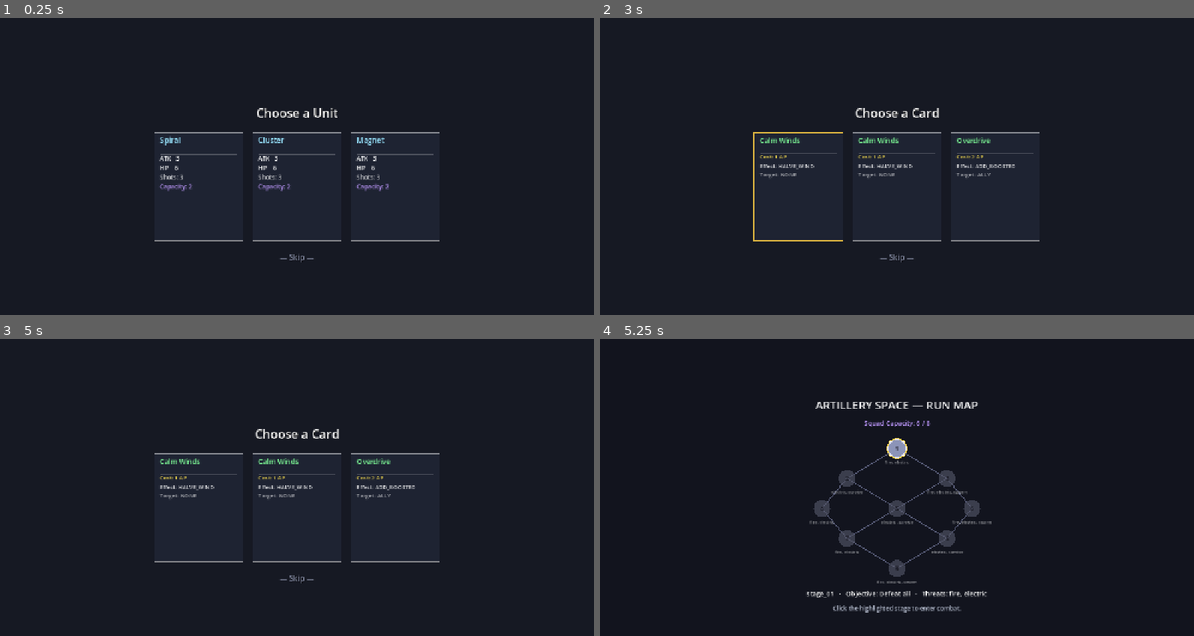
Above: before the commit, frames 1-4 (two rows, left to right).
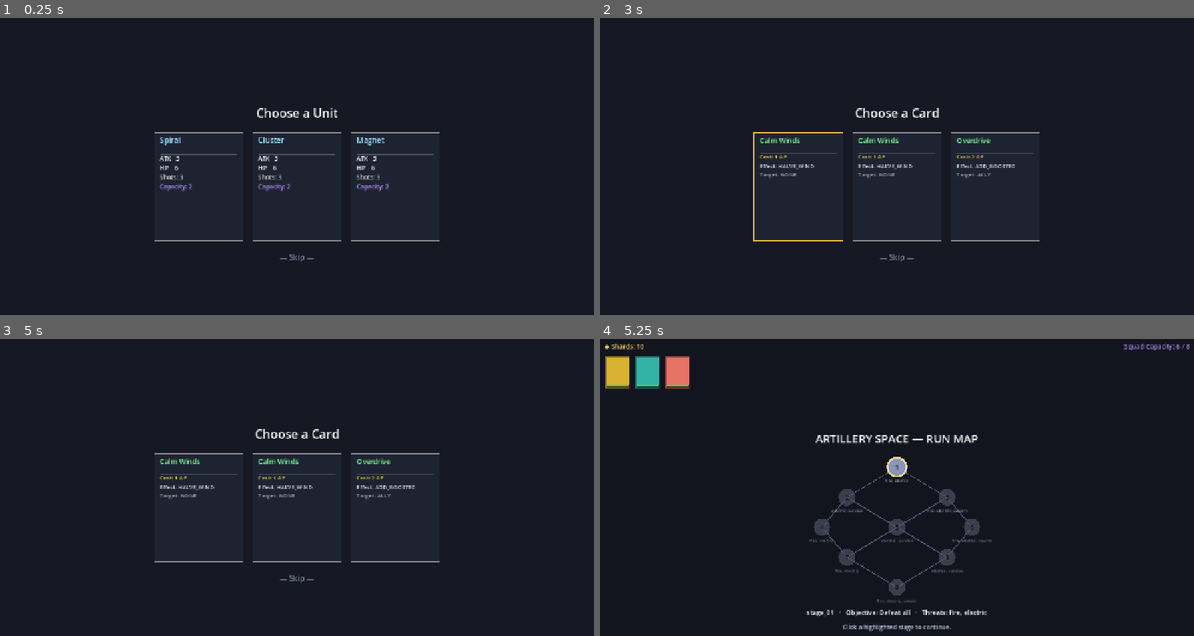
Above: after the commit, the same moments.

Repository: chubas/artillery-roguelike
Game: Godot game, scene res://world/run_controller.tscn
The game is run twice, just before and just after one commit, with the same random seed, the same clock (stepped at 60 frames per second) and the same inputs.
Inputs (mouse positions are in pixels of both pictures, inside the frame that each line leads up to):
- Up to frame 1 (0.25 s): no input
- Up to frame 2 (3 s): tap Enter at 0.5, 2 s; move the mouse to (1027, 166) at 0.52 s; hold Right 0.53-1.25 s; tap Tab at 0.6 s; click (1027, 166) at 0.67 s; tap Space at 0.77, 1.25, 2.75 s; drag from (778, 199) to (867, 252) at 1.27 s; move the mouse to (956, 110) at 2.02 s; hold Right 2.03-2.75 s; tap Keypad Enter at 2.1 s; click (956, 110) at 2.17 s; drag from (867, 252) to (718, 133) at 2.77 s
- Up to frame 3 (5 s): tap Enter at 3.5 s; move the mouse to (475, 555) at 3.52 s; hold Left 3.53-4.25 s; tap 1 at 3.6 s; click (475, 555) at 3.67 s; tap Space at 3.77, 4.25 s; drag from (118, 454) to (207, 419) at 4.27 s
- Up to frame 4 (5.25 s): move the mouse to (926, 505) at 5.02 s; hold Down from 5.03 s (still down); tap 3 at 5.1 s; click (926, 505) at 5.17 s

Frames 1-3 are identical in both runs. In frame 4, 6.5% of the frame differs, in the area x 0-100%, y 1-99%.

Commit message:
M27 - Squad management + retire

Diff:
--- /dev/null
+++ b/state/squad_ops.gd
@@ -0,0 +1,38 @@
+# Map-screen squad actions (M27): repair disabled units and retire any unit for Shards.
+# Static utility — smoke-testable without a scene tree.
+class_name SquadOps
+
+const REPAIR_COST := 5
+const RETIRE_REFUND := 2
+
+static func used_capacity(rs: RunState) -> int:
+	var total := 0
+	for u in rs.squad:
+		var def := load(u.definition_id) as UnitDefinition
+		if def != null:
+			total += def.capacity_cost
+	return total
+
+static func can_repair(rs: RunState, unit: RunUnitState) -> bool:
+	return unit.is_disabled and rs.resources.get("shards", 0) >= REPAIR_COST
+
+static func can_retire(_unit: RunUnitState) -> bool:
+	return true
+
+static func repair_unit(rs: RunState, index: int) -> bool:
+	if index < 0 or index >= rs.squad.size():
+		return false
+	var unit : RunUnitState = rs.squad[index]
+	if not can_repair(rs, unit):
+		return false
+	rs.resources["shards"] = rs.resources.get("shards", 0) - REPAIR_COST
+	unit.is_disabled = false
+	unit.current_hp = unit.max_hp
+	return true
+
+static func retire_unit(rs: RunState, index: int) -> bool:
+	if index < 0 or index >= rs.squad.size():
+		return false
+	rs.squad.remove_at(index)
+	rs.resources["shards"] = rs.resources.get("shards", 0) + RETIRE_REFUND
+	return true
--- a/ui/map_screen.gd
+++ b/ui/map_screen.gd
@@ -1,5 +1,5 @@
-# Run-map screen (M14+M19): branching DAG drawn as a diamond. The player picks a legal
-# forward node (click) to enter combat. RunController owns flow; this screen reads MapState only.
+# Run-map screen (M14+M19+M27): branching DAG, squad bar, Shards HUD, repair/retire.
+# RunController owns flow; this screen reads MapState and Run.active for squad actions.
 class_name MapScreen
 extends CanvasLayer
 
@@ -8,11 +8,17 @@
 
 var _map : MapState
 var _graph : MapGraphView
+var _shards_label : Label
 var _capacity_label : Label
+var _squad_bar : HBoxContainer
 var _detail : Label
 var _hint : Label
 var _end_box : VBoxContainer
 var _banner : Label
+var _action_menu : PopupPanel
+var _repair_btn : Button
+var _retire_btn : Button
+var _selected_index : int = -1
 
 func setup(map: MapState) -> void:
 	_map = map
@@ -25,9 +31,37 @@
 	bg.set_anchors_preset(Control.PRESET_FULL_RECT)
 	add_child(bg)
 
+	var root := MarginContainer.new()
+	root.set_anchors_preset(Control.PRESET_FULL_RECT)
+	root.add_theme_constant_override("margin_left", 16)
+	root.add_theme_constant_override("margin_top", 12)
+	root.add_theme_constant_override("margin_right", 16)
+	root.add_theme_constant_override("margin_bottom", 12)
+	add_child(root)
+
+	var outer := VBoxContainer.new()
+	outer.add_theme_constant_override("separation", 10)
+	root.add_child(outer)
+
+	var top_row := HBoxContainer.new()
+	_shards_label = _label("", 14)
+	_shards_label.add_theme_color_override("font_color", Color(0.95, 0.82, 0.35))
+	top_row.add_child(_shards_label)
+	var spacer := Control.new()
+	spacer.size_flags_horizontal = Control.SIZE_EXPAND_FILL
+	top_row.add_child(spacer)
+	_capacity_label = _label("", 14)
+	_capacity_label.add_theme_color_override("font_color", Color(0.75, 0.6, 1.0))
+	top_row.add_child(_capacity_label)
+	outer.add_child(top_row)
+
+	_squad_bar = HBoxContainer.new()
+	_squad_bar.add_theme_constant_override("separation", 8)
+	outer.add_child(_squad_bar)
+
 	var center := CenterContainer.new()
-	center.set_anchors_preset(Control.PRESET_FULL_RECT)
-	add_child(center)
+	center.size_flags_vertical = Control.SIZE_EXPAND_FILL
+	outer.add_child(center)
 
 	var box := VBoxContainer.new()
 	box.add_theme_constant_override("separation", 12)
@@ -37,11 +71,6 @@
 	var title := _label("ARTILLERY SPACE — RUN MAP", 24)
 	title.horizontal_alignment = HORIZONTAL_ALIGNMENT_CENTER
 	box.add_child(title)
-
-	_capacity_label = _label("", 14)
-	_capacity_label.horizontal_alignment = HORIZONTAL_ALIGNMENT_CENTER
-	_capacity_label.add_theme_color_override("font_color", Color(0.75, 0.6, 1.0))
-	box.add_child(_capacity_label)
 
 	_graph = MapGraphView.new()
 	_graph.custom_minimum_size = Vector2(640, 320)
@@ -71,6 +100,31 @@
 	_end_box.add_child(newrun)
 	box.add_child(_end_box)
 
+	_build_action_menu()
+
+func _build_action_menu() -> void:
+	_action_menu = PopupPanel.new()
+	var margin := MarginContainer.new()
+	margin.add_theme_constant_override("margin_left", 8)
+	margin.add_theme_constant_override("margin_top", 8)
+	margin.add_theme_constant_override("margin_right", 8)
+	margin.add_theme_constant_override("margin_bottom", 8)
+	_action_menu.add_child(margin)
+	var box := VBoxContainer.new()
+	box.add_theme_constant_override("separation", 6)
+	margin.add_child(box)
+	_repair_btn = Button.new()
+	_repair_btn.text = "Repair (5 ◆)"
+	_repair_btn.focus_mode = Control.FOCUS_NONE
+	_repair_btn.pressed.connect(_on_repair_pressed)
+	box.add_child(_repair_btn)
+	_retire_btn = Button.new()
+	_retire_btn.text = "Retire (+2 ◆)"
+	_retire_btn.focus_mode = Control.FOCUS_NONE
+	_retire_btn.pressed.connect(_on_retire_pressed)
+	box.add_child(_retire_btn)
+	add_child(_action_menu)
+
 func _on_node_clicked(node_index: int) -> void:
 	if not _map.can_select(node_index):
 		return
@@ -78,13 +132,32 @@
 		_map.select_next(node_index)
 	stage_selected.emit(_map.nodes[node_index])
 
+func _on_portrait_clicked(index: int, portrait: UnitPortrait) -> void:
+	_selected_index = index
+	var unit : RunUnitState = Run.active.squad[index]
+	_repair_btn.visible = unit.is_disabled
+	_repair_btn.disabled = not SquadOps.can_repair(Run.active, unit)
+	var pos : Vector2 = portrait.global_position + Vector2(0.0, portrait.size.y + 4.0)
+	_action_menu.popup(Rect2i(int(pos.x), int(pos.y), 1, 1))
+
+func _on_repair_pressed() -> void:
+	if _selected_index >= 0:
+		SquadOps.repair_unit(Run.active, _selected_index)
+	_action_menu.hide()
+	_refresh()
+
+func _on_retire_pressed() -> void:
+	if _selected_index >= 0:
+		SquadOps.retire_unit(Run.active, _selected_index)
+	_action_menu.hide()
+	_selected_index = -1
+	_refresh()
+
 func _refresh() -> void:
-	var used := 0
-	for u in Run.active.squad:
-		var def := load(u.definition_id) as UnitDefinition
-		if def != null:
-			used += def.capacity_cost
-	_capacity_label.text = "Squad Capacity: %d / %d" % [used, RunState.MAX_SQUAD_CAPACITY]
+	_shards_label.text = "◆ Shards: %d" % Run.active.resources.get("shards", 0)
+	_capacity_label.text = "Squad Capacity: %d / %d" % [
+			SquadOps.used_capacity(Run.active), RunState.MAX_SQUAD_CAPACITY]
+	_rebuild_squad_bar()
 	_graph.map = _map
 	_graph.queue_redraw()
 	var choices := _map.next_choice_indices()
@@ -101,11 +174,23 @@
 			_detail.text = "%s   ·   Objective: %s   ·   Threats: %s" % [
 					s.id, obj, ", ".join(s.threat_tags)]
 	if choices.size() == 1:
-		_hint.text = "Click the highlighted stage to enter combat."
+		_hint.text = "Click a highlighted stage to continue."
 	else:
 		_hint.text = "Choose your next stage (%d paths)." % choices.size()
 
+func _rebuild_squad_bar() -> void:
+	for child in _squad_bar.get_children():
+		child.queue_free()
+	for i in range(Run.active.squad.size()):
+		var rus : RunUnitState = Run.active.squad[i]
+		var portrait : UnitPortrait = UnitPortrait.new()
+		portrait.setup(rus)
+		var idx := i
+		portrait.clicked.connect(func() -> void: _on_portrait_clicked(idx, portrait))
+		_squad_bar.add_child(portrait)
+
 func show_end(text: String) -> void:
+	_refresh()
 	_detail.visible = false
 	_hint.visible = false
 	_end_box.visible = true
--- /dev/null
+++ b/ui/unit_portrait.gd
@@ -0,0 +1,74 @@
+# Squad portrait card for the map screen (M27). Card-frame placeholder using UnitDefinition.color.
+class_name UnitPortrait
+extends Control
+
+signal clicked
+
+const W := 56.0
+const H := 72.0
+
+var unit_state : RunUnitState
+var definition : UnitDefinition
+
+var _hovered : bool = false
+
+func setup(rus: RunUnitState) -> void:
+	unit_state = rus
+	definition = load(rus.definition_id) as UnitDefinition
+	custom_minimum_size = Vector2(W, H)
+	mouse_filter = Control.MOUSE_FILTER_STOP
+	_update_tooltip()
+	queue_redraw()
+
+func refresh_state() -> void:
+	if unit_state == null:
+		return
+	_update_tooltip()
+	queue_redraw()
+
+func _update_tooltip() -> void:
+	var hp := 0 if unit_state.is_disabled else unit_state.current_hp
+	tooltip_text = "%s\nHP: %d / %d" % [unit_state.display_name, hp, unit_state.max_hp]
+
+func _notification(what: int) -> void:
+	if what == NOTIFICATION_MOUSE_ENTER:
+		_hovered = true
+		queue_redraw()
+	elif what == NOTIFICATION_MOUSE_EXIT:
+		_hovered = false
+		queue_redraw()
+
+func _gui_input(event: InputEvent) -> void:
+	if event is InputEventMouseButton and event.pressed \
+			and event.button_index == MOUSE_BUTTON_LEFT:
+		clicked.emit()
+		accept_event()
+
+func _draw() -> void:
+	if definition == null or unit_state == null:
+		return
+	var card := Rect2(Vector2.ZERO, Vector2(W, H))
+	draw_rect(card, Color(0.1, 0.11, 0.16, 0.95))
+	var body := card.grow(-3.0)
+	var col := definition.color
+	if unit_state.is_disabled:
+		col = col.lerp(Color(0.35, 0.08, 0.08), 0.5)
+	elif _hovered:
+		col = col.lightened(0.12)
+	draw_rect(body, col)
+	draw_rect(body, col.darkened(0.35), false, 1.0)
+	if unit_state.is_disabled:
+		draw_rect(body, Color(0.9, 0.25, 0.2, 0.85), false, 2.0)
+	elif _hovered:
+		draw_rect(body.grow(-1.0), Color(0.95, 0.95, 1.0, 0.7), false, 1.5)
+	var bar_y := H - 10.0
+	var bar_w := W - 8.0
+	draw_rect(Rect2(4.0, bar_y, bar_w, 5.0), Color(0, 0, 0, 0.65))
+	var hp := 0 if unit_state.is_disabled else unit_state.current_hp
+	var frac := float(hp) / maxf(1.0, float(unit_state.max_hp))
+	var bar_col := Color(0.25, 0.85, 0.3)
+	if frac < 0.25:
+		bar_col = Color(0.9, 0.2, 0.15)
+	elif frac <= 0.5:
+		bar_col = Color(0.95, 0.6, 0.15)
+	draw_rect(Rect2(5.0, bar_y + 1.0, maxf(0.0, (bar_w - 2.0) * frac), 3.0), bar_col)
--- a/world/combat_scene.gd
+++ b/world/combat_scene.gd
@@ -225,6 +225,7 @@
 	_m21_smoke()
 	_m22_smoke()
 	_m23_smoke()
+	_m27_smoke()
 
 	await get_tree().create_timer(0.3).timeout
 	get_tree().quit()
@@ -1199,12 +1200,35 @@
 	var def := load("res://data/units/player_cluster.tres") as UnitDefinition
 	print("  cluster.capacity_cost=%d (expect 2)" % def.capacity_cost)
 	print("  MAX_SQUAD_CAPACITY=%d (expect 8)" % RunState.MAX_SQUAD_CAPACITY)
-	var used := 0
-	for u in Run.active.squad:
-		var ud := load(u.definition_id) as UnitDefinition
-		if ud != null:
-			used += ud.capacity_cost
-	print("  used_capacity (2-unit run)=%d (expect 4)" % used)
+	print("  used_capacity (2-unit run)=%d (expect 4)" % SquadOps.used_capacity(Run.active))
+
+func _m27_smoke() -> void:
+	print("[smoke] -- M27 map squad bar + repair/retire --")
+	Run.start_default_run()
+	var rs := Run.active
+	print("  shards start=%d (expect 10)" % rs.resources.get("shards", -1))
+	rs.squad[0].is_disabled = true
+	rs.squad[0].current_hp = 0
+	print("  used_capacity disabled=%d (expect 4)" % SquadOps.used_capacity(rs))
+	print("  repair ok=%s (expect true)" % SquadOps.repair_unit(rs, 0))
+	print("  shards after repair=%d (expect 5)" % rs.resources.get("shards", -1))
+	print("  repaired hp=%d disabled=%s (expect full/false)" %
+			[rs.squad[0].current_hp, rs.squad[0].is_disabled])
+	rs.squad[0].is_disabled = true
+	rs.squad[0].current_hp = 0
+	print("  retire disabled ok=%s squad=%d shards=%d cap=%d (expect true/1/7/2)" %
+			[SquadOps.retire_unit(rs, 0), rs.squad.size(),
+			rs.resources.get("shards", -1), SquadOps.used_capacity(rs)])
+	Run.start_default_run()
+	rs = Run.active
+	print("  retire healthy ok=%s squad=%d shards=%d cap=%d (expect true/1/12/2)" %
+			[SquadOps.retire_unit(rs, 0), rs.squad.size(),
+			rs.resources.get("shards", -1), SquadOps.used_capacity(rs)])
+	rs.squad[0].is_disabled = true
+	rs.squad[0].current_hp = 0
+	var rs2 := RunState.from_dict(rs.to_dict())
+	print("  rt shards=%d disabled=%s (expect 12/true)" %
+			[rs2.resources.get("shards", -1), rs2.squad[0].is_disabled])
 
 func _m21_smoke() -> void:
 	print("[smoke] -- M21 shards + upgrade slots --")
--- a/world/run_controller.gd
+++ b/world/run_controller.gd
@@ -125,12 +125,7 @@
 # Sample `count` entries from `pool`. `allow_repeat` true = with replacement (units/cards);
 # false = without replacement (artifacts — no duplicates in the same offer or across runs).
 func _used_capacity() -> int:
-	var total := 0
-	for u in Run.active.squad:
-		var def := load(u.definition_id) as UnitDefinition
-		if def != null:
-			total += def.capacity_cost
-	return total
+	return SquadOps.used_capacity(Run.active)
 
 func _pick_reward_options(cat: int) -> Array[String]:
 	var pool : Array[String]
Not shown, added: state/squad_ops.gd.uid
Not shown, added: ui/unit_portrait.gd.uid
Not shown, changed: PROGRESS.md
Not shown, added: docs/planning/milestone-27-plan.md
